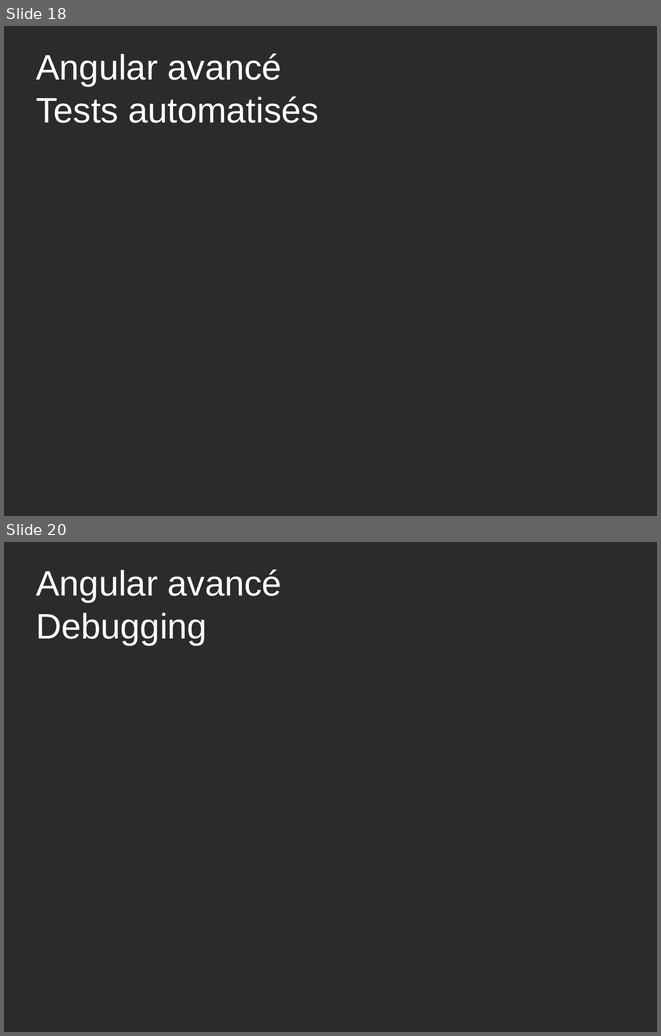
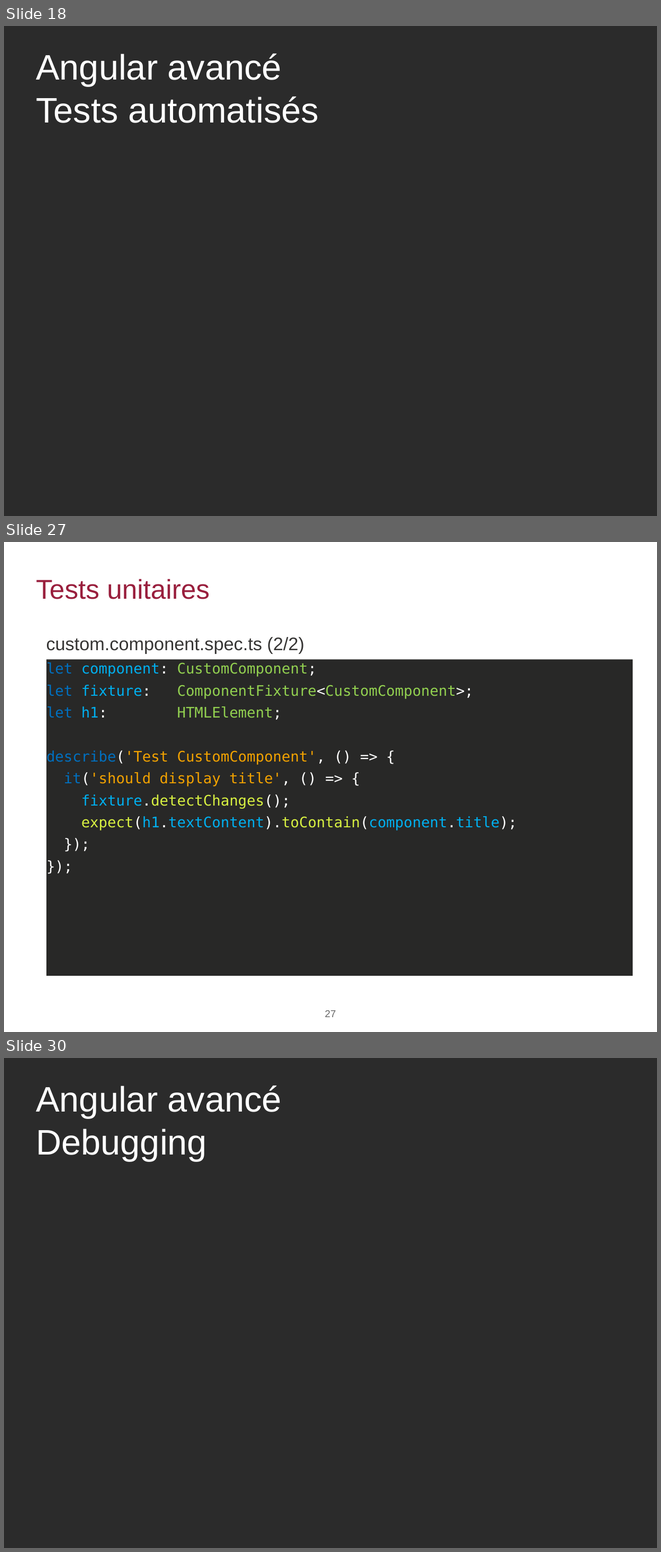
Before and after one commit to agaudichon/CGI-formation-Angular, a slide deck: docs/Formation_Angular_003_Angular-avancé.pptx. Shown one above the other, each under a label of ours: slides 18 and 20 before the commit, slides 18, 27 and 30 after it; the slides between them are not shown. The pictures are 661x1036 and 661x1552 pixels, drawn with LibreOffice and Linux fonts; fonts in the diff are those of the drawing; background and template pictures are left out; a plain dark background stands for a picture behind light text. Boxes give left, top, right and bottom in pixels: in the first picture for what was removed or moved away, otherwise in the second. Text is boxed around its words. In the diff, an @@ line names an element or a change of style, - is before the commit and + after.

```diff
--- a/docs/Formation_Angular_003_Angular-avancé.pptx
+++ b/docs/Formation_Angular_003_Angular-avancé.pptx
@@ slide 27 added at <box>4,542,657,1032</box>, background #FFFFFF @@
@@ title added at <box>36,579,210,599</box>, 30 pt, text #991F3D @@
+Tests unitaires
@@ text added at <box>46,637,304,653</box>, 20 pt, text #363534 @@
+custom.component.spec.ts (2/2)
@@ rectangle added at <box>46,660,633,976</box>, fill #282827, 16 pt, text #92D050 @@
+let component: CustomComponent;
+let fixture: ComponentFixture<CustomComponent>;
+let h1: HTMLElement;
+describe('Test CustomComponent', () => {
+it('should display title', () => {
+fixture.detectChanges();
+expect(h1.textContent).toContain(component.title);
+});
+});
@@ page number added at <box>325,1010,336,1017</box>, 11 pt, text #666666 @@
+27
@@ what was slide 20 is now slide 30 @@
```
Also in this commit, not shown: 10 other slides added, 1 slide removed, 1 other file.
